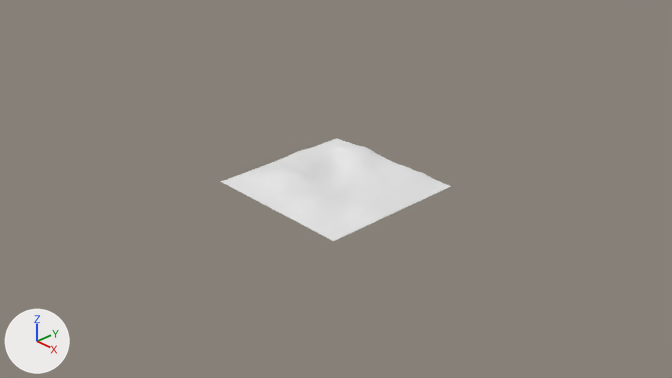
A saved change to the Blender file Assets/Models/Map.blend.
Camera for both pictures: the file's camera 'Camera'. The lights are fixed; the arrows at lower left show +X, +Y and +Z.

Script lines for the objects in view, before the commit:
```python
me_plane = bpy.data.meshes.new('Plane')
me_plane.from_pydata(...)  # 1056 vertices, 992 faces; spans x -1.0..1.0, y -0.97..0.97, z -0.05..0.12
me_plane.polygons.foreach_set('use_smooth', [True] * 992)
ob_plane = bpy.data.objects.new('Plane', me_plane)
ob_plane.location = (0.0, 0.0, 0.0)
```
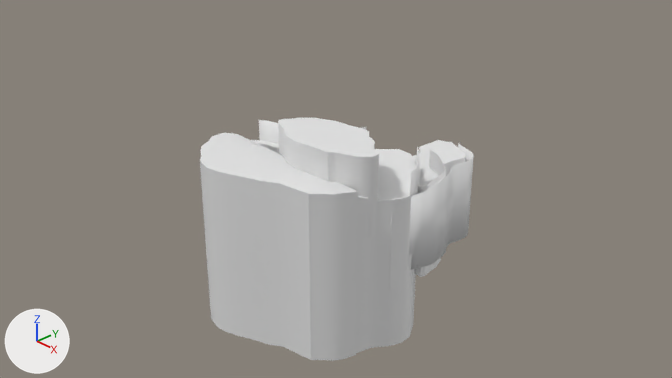
Patch to the scene script:
```diff
--- a/Assets/Models/Map.blend.py
+++ b/Assets/Models/Map.blend.py
@@ me_plane @@
-me_plane.from_pydata(...)  # 1056 vertices, 992 faces; spans x -1.0..1.0, y -0.97..0.97, z -0.05..0.12
+me_plane.from_pydata(...)  # 102 vertices, 99 faces; spans x -1.09..1.23, y -1.88..0.07, z -1.0..0.0
+# me_plane part 1: 1056 vertices removed from x -1.0..1.0, y -0.97..0.97, z -0.05..0.12; 102 vertices added at x -1.09..1.23, y -1.88..0.07, z -1.0..0.0
@@ ob_plane @@
 ob_plane.location = (0.0, 0.0, 0.0)
+ob_plane.rotation_euler = (0.0, 0.0, 3.142)  # degrees (0, 0, 180)
@@ ob_plane_009 @@
+ob_plane_009 = bpy.data.objects.new('Plane.009', me_plane_008)  # 40 vertices, 38 faces; spans x -1.43..0.86, y -1.34..-0.24, z -1.0..1.22
+ob_plane_009.location = (0.0, 0.0, -0.819)
@@ ob_plane_008 @@
+ob_plane_008 = bpy.data.objects.new('Plane.008', me_plane_007)  # 44 vertices, 24 faces; spans x -0.917..-0.34, y -1.55..-0.947, z -0.819..0.251
+ob_plane_008.location = (0.0, 0.0, 0.0)
+ob_plane_008.rotation_euler = (0.0, 0.0, 3.142)  # degrees (0, 0, 180)
@@ ob_plane_007 @@
+ob_plane_007 = bpy.data.objects.new('Plane.007', me_plane_010)  # 64 vertices, 30 faces; spans x -0.237..0.345, y -0.517..0.911, z -0.738..0.332; modifiers SOLIDIFY
+ob_plane_007.location = (0.913, 1.09, -0.081)
+ob_plane_007.rotation_euler = (0.0, 0.0, 3.142)  # degrees (0, 0, 180)
@@ ob_plane_006 @@
+ob_plane_006 = bpy.data.objects.new('Plane.006', me_plane_006)  # 268 vertices, 253 faces; spans x -1.008..-0.69, y -0.487..0.033, z -0.02..0.26
+ob_plane_006.location = (0.0, 0.0, 0.197)
+ob_plane_006.scale = (1.0, 1.0, 0.777)
@@ ob_plane_005 @@
+ob_plane_005 = bpy.data.objects.new('Plane.005', me_plane_005)  # 48 vertices, 21 faces; spans x -1.29..1.05, y -0.11..0.72, z 0.0..1.0; modifiers SOLIDIFY
+ob_plane_005.location = (0.0, 0.0, -0.521)
@@ ob_plane_004 @@
+ob_plane_004 = bpy.data.objects.new('Plane.004', me_plane_004)  # 92 vertices, 48 faces; spans x -0.62..0.9, y -0.61..0.21, z 0.0..1.0
+ob_plane_004.location = (0.0, 0.0, -0.258)
@@ ob_plane_003 @@
+ob_plane_003 = bpy.data.objects.new('Plane.003', me_plane_003)  # 100 vertices, 98 faces; spans x -1.15..-0.495, y -1.607..-0.167, z 0.0..0.819
+ob_plane_003.location = (0.0, 0.0, -0.819)
+ob_plane_003.rotation_euler = (0.0, 0.0, 3.142)  # degrees (0, 0, 180)
@@ ob_plane_002 @@
+ob_plane_002 = bpy.data.objects.new('Plane.002', me_plane_002)  # 76 vertices, 74 faces; spans x -1.05..0.67, y 0.02..1.08, z -1.0..0.0
+ob_plane_002.location = (0.0, 0.0, 0.085)
@@ ob_plane_001 @@
+ob_plane_001 = bpy.data.objects.new('Plane.001', me_plane_1)  # 56 vertices, 54 faces; spans x -1.36..1.07, y -0.59..1.02, z -1.0..1.13
+ob_plane_001.location = (0.0, 0.0, -0.819)
```

Boxes (x1, y1, x2, y2) around the edits, measured in the pictures (672 x 378 px):
'Plane.009', added
    after: (200, 133, 358, 361)
'Plane', reshaped, turned
    before: (221, 138, 451, 241)
    after: (389, 142, 441, 289)
'Plane.001', added
    after: (356, 149, 420, 353)
'Plane.004', added
    after: (278, 118, 379, 237)
'Plane.007', added
    after: (409, 142, 474, 270)
'Plane.008', added
    after: (429, 140, 465, 176)
'Plane.005', added
    after: (259, 120, 420, 195)
'Plane.006', added
    after: (250, 140, 279, 154)
'Plane.002', added
    after: (413, 160, 421, 180)
